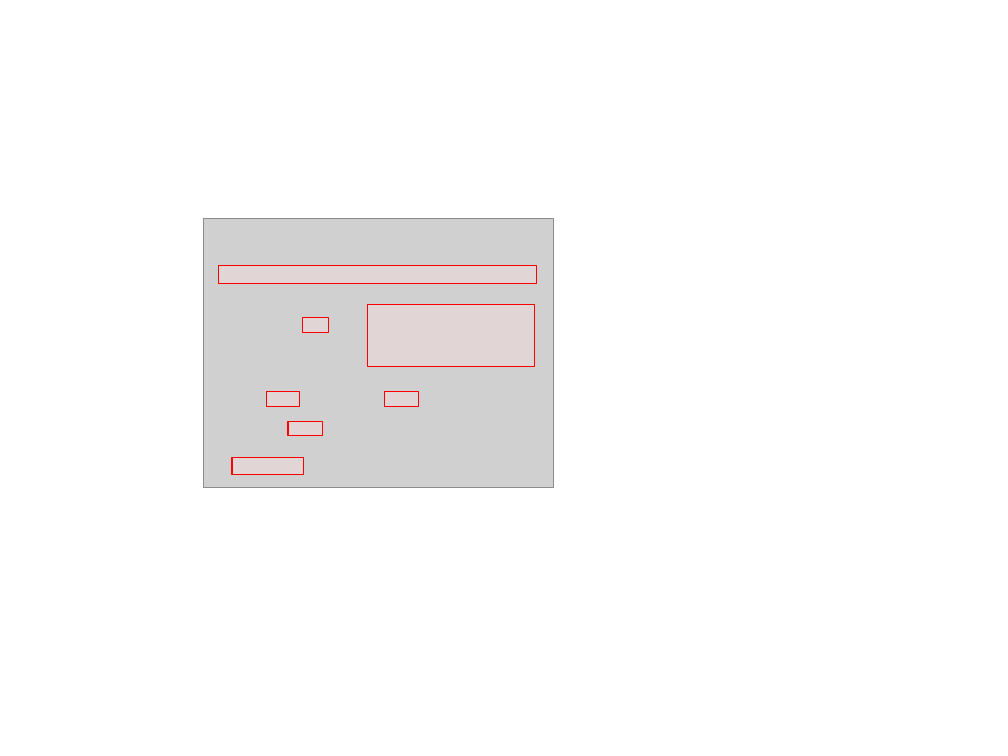
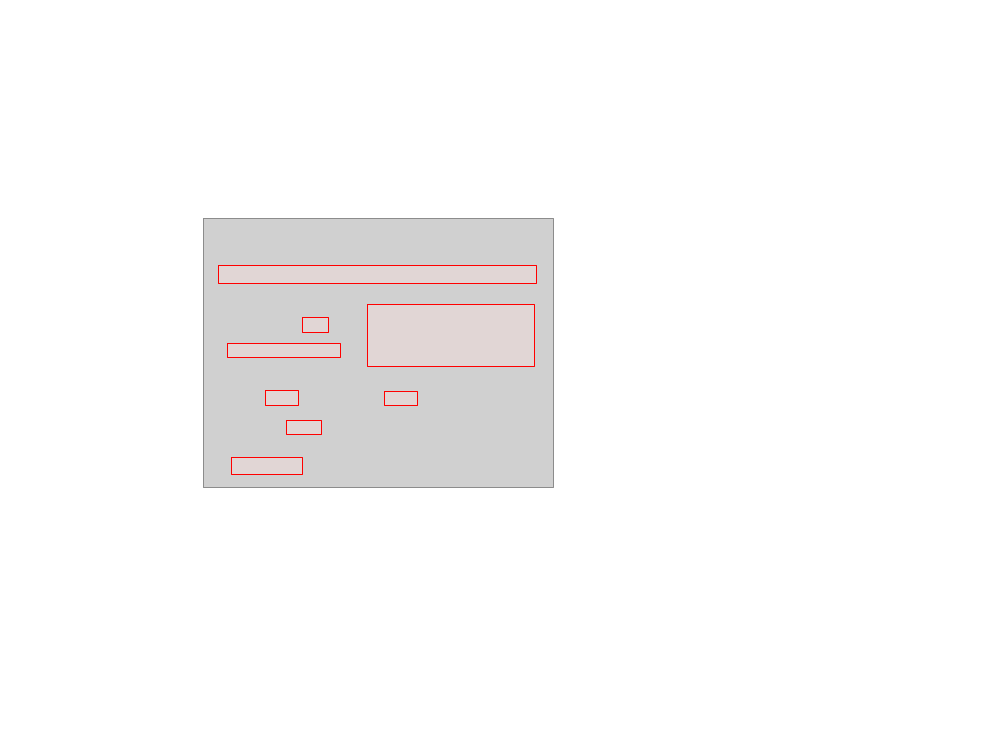
Before and after one commit to CLIMA-VECTO/vecto-sim, a slide deck: slide 4 of User Manual Source/material User Manual.pptx. Drawn at 1008x756 pixels with LibreOffice and Linux fonts; fonts in the diff are those of the drawing; grey boxes stand for pictures. Boxes give left, top, right and bottom in pixels: in the first picture for what was removed or moved away, otherwise in the second. Text is boxed around its words. In the diff, an @@ line names an element or a change of style, - is before the commit and + after.

```diff
--- a/User Manual Source/material User Manual.pptx
+++ b/User Manual Source/material User Manual.pptx
@@ rectangle added at [228,343,340,357], fill #F2DCDB at 50% opacity, outline #FF0000 0.75 pt @@
```
Also in this commit, not shown: 2 other slides changed, 6 slides added, 3 slides removed, 28 other files.
